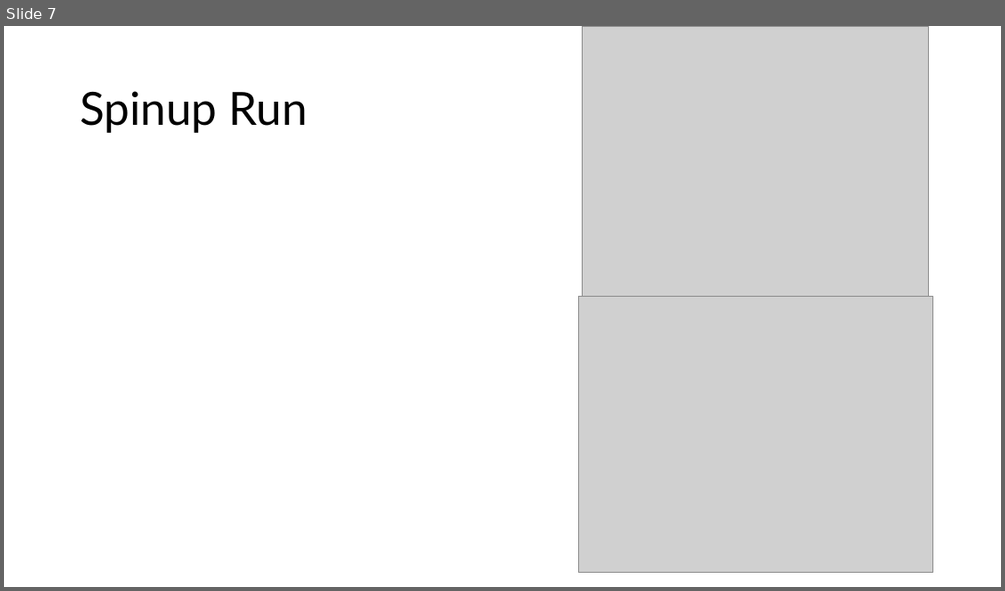
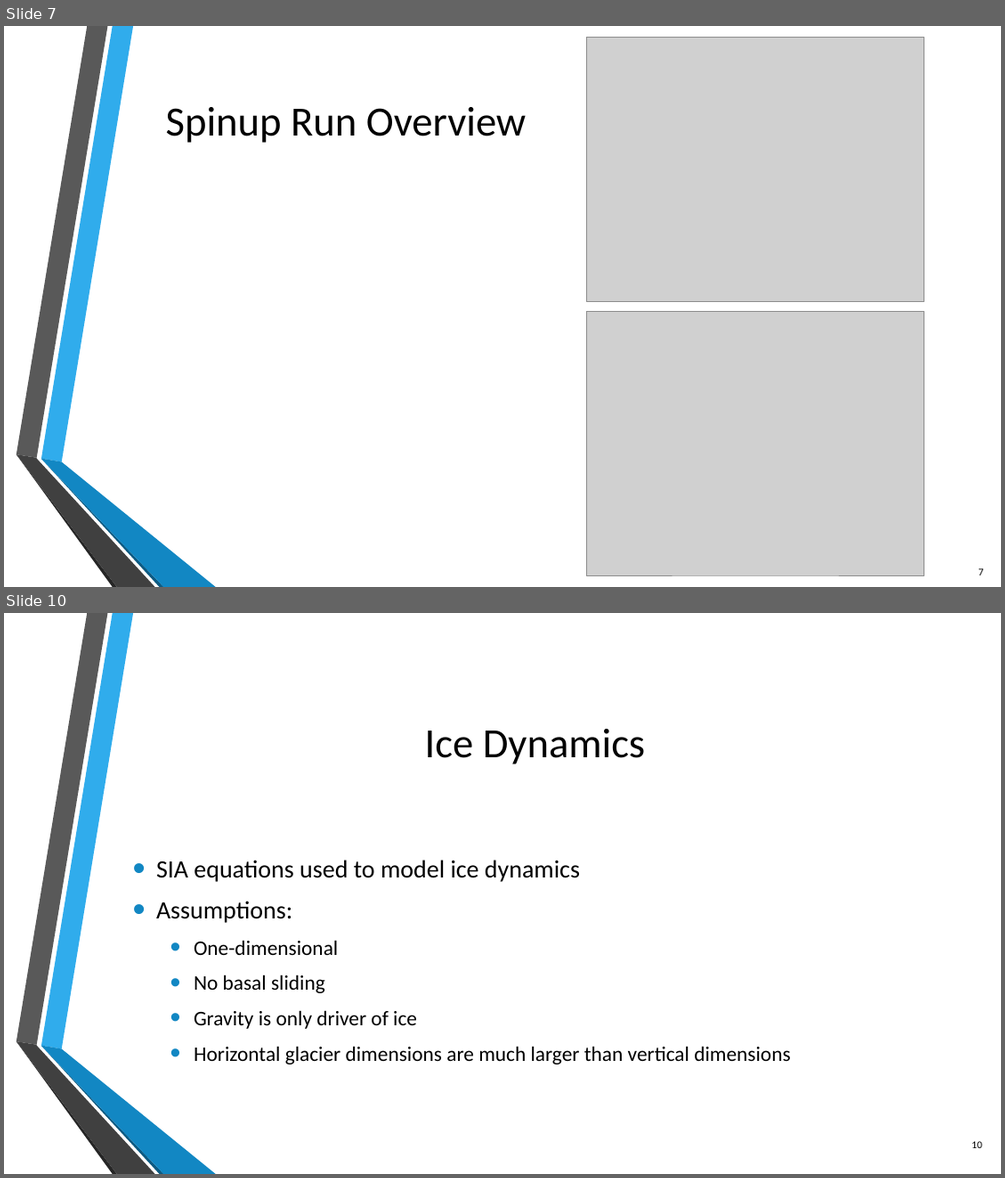
Before and after one commit to kstone3/Senior-Thesis, a slide deck: Thesis/thesis_defense.pptx. Shown one above the other, each under a label of ours: slide 7 before the commit, slides 7 and 10 after it; the slides between them are not shown. The pictures are 1005x591 and 1005x1178 pixels, drawn with LibreOffice and Linux fonts; fonts in the diff are those of the drawing; grey boxes stand for pictures; background and template pictures are left out. Boxes give left, top, right and bottom in pixels: in the first picture for what was removed or moved away, otherwise in the second. Text is boxed around its words. In the diff, an @@ line names an element or a change of style, - is before the commit and + after.

```diff
--- a/Thesis/thesis_defense.pptx
+++ b/Thesis/thesis_defense.pptx
@@ slide 10 added at <box>4,613,1001,1174</box>, background picture (left out); not listed: 6 template elements that a slide beside it also shows @@
@@ title added at <box>425,729,645,764</box>, 40 pt, text #000000 @@
+Ice Dynamics
@@ text added at <box>156,860,790,1064</box>, 20 pt, text #000000 @@
+• SIA equations used to model ice dynamics
+• Assumptions:
+  • One-dimensional
+  • No basal sliding
+  • Gravity is only driver of ice
+  • Horizontal glacier dimensions are much larger than vertical dimensions
@@ page number added at <box>971,1141,982,1148</box>, 10 pt, text #000000 @@
+10
@@ slide 7 changed as well @@
@@ picture: place and size @@
-picture at <box>582,26,929,296</box>
+picture at <box>587,38,924,301</box>
@@ title at <box>166,107,526,143</box>: text changed; size 44 to 40 pt; font Lato to Calibri @@
-Spinup Run
+Spinup Run Overview
@@ picture: place and size @@
-picture at <box>578,296,932,572</box>
+picture at <box>587,312,924,576</box>
@@ group added at <box>16,26,216,587</box>: 6 freeform shapes @@
@@ page number added at <box>979,568,984,575</box>, 10 pt, text #000000 @@
+7
```
Also in this commit, not shown: 12 other slides changed, 13 other slides added, 4 slides removed, 16 other files.
